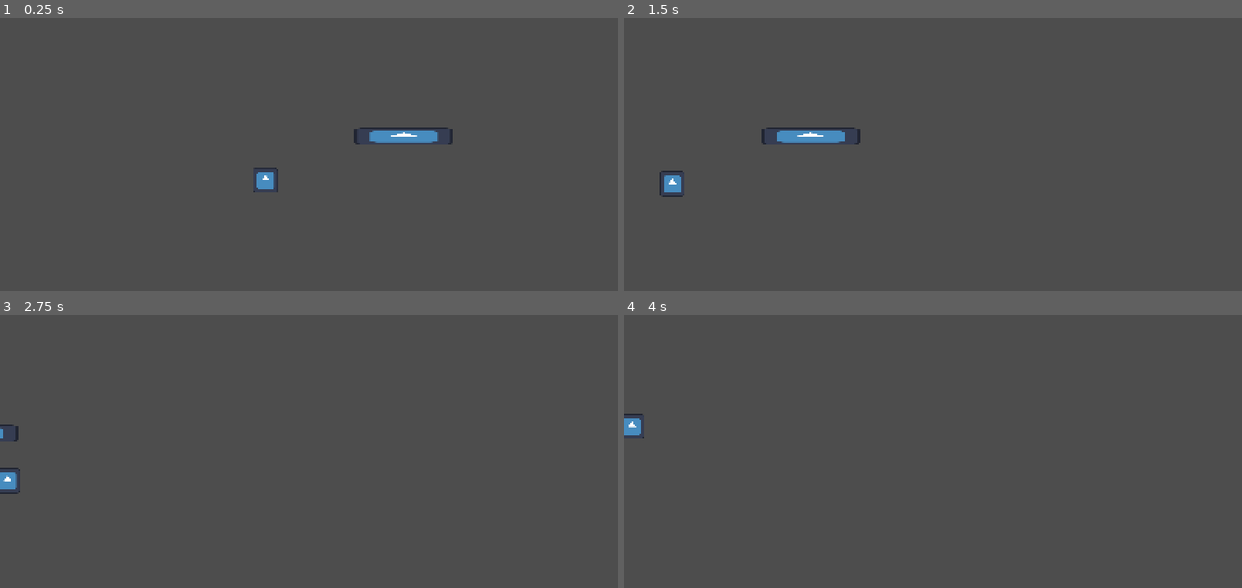
Above: before the commit, frames 1-4 (two rows, left to right).
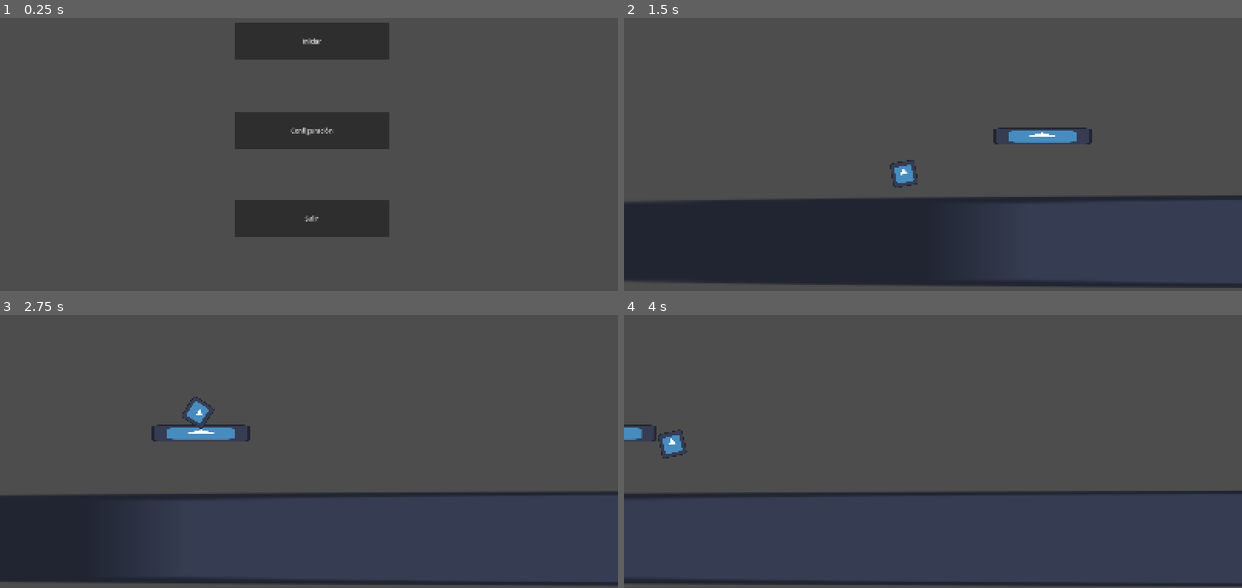
Above: after the commit, the same moments.

Repository: angiea13/FERIA-GAMER-2026-30
Game: Godot game, scene res://scenes/game.tscn
The game is run twice, just before and just after one commit, with the same random seed, the same clock (stepped at 60 frames per second) and the same inputs. The engine's default icon, where the game draws it, is replaced by a stand-in: a white triangle on a blue panel in a dark square.
Inputs (mouse positions are in pixels of both pictures, inside the frame that each line leads up to):
- Up to frame 1 (0.25 s): no input
- Up to frame 2 (1.5 s): click (933, 129) at 0.5 s, where only the run after the commit has a clickable "Configuración"; click (933, 39) at 1.25 s, where only the run after the commit has a clickable "Iniciar"
- Up to frame 3 (2.75 s): tap Enter (ui_accept) at 2, 2.1 s; hold Right (ui_right) from 2.03 s (still down); tap W (jump, bound only after the commit) at 2.27, 2.3, 2.57 s
- Up to frame 4 (4 s): tap W (jump, bound only after the commit) at 2.85, 3.02, 3.32, 3.8 s; tap Enter (ui_accept) at 3.05, 3.6 s; release Right (ui_right) at 3.53 s; hold Left (ui_left) from 3.53 s (still down)

The runs differ from the first frame. In frame 1, 11% of the frame differs, in the area x 38-74%, y 1-81%; in frame 2, 24%, in the area x 0-100%, y 40-99%; in frame 3, 13%; in frame 4, 4.2%.

Commit message:
feat: agregado menú de inicio, arquitectura un poco más pulida y ahora todas las teclas sirven

Diff:
--- a/project.godot
+++ b/project.godot
@@ -22,6 +22,28 @@
 window/stretch/mode="canvas_items"
 window/stretch/aspect="expand"
 
+[input]
+
+move_left={
+"deadzone": 0.2,
+"events": [Object(InputEventKey,"resource_local_to_scene":false,"resource_name":"","device":-1,"window_id":0,"alt_pressed":false,"shift_pressed":false,"ctrl_pressed":false,"meta_pressed":false,"pressed":false,"keycode":0,"physical_keycode":65,"key_label":0,"unicode":97,"location":0,"echo":false,"script":null)
+, Object(InputEventKey,"resource_local_to_scene":false,"resource_name":"","device":-1,"window_id":0,"alt_pressed":false,"shift_pressed":false,"ctrl_pressed":false,"meta_pressed":false,"pressed":false,"keycode":0,"physical_keycode":4194319,"key_label":0,"unicode":0,"location":0,"echo":false,"script":null)
+]
+}
+move_right={
+"deadzone": 0.2,
+"events": [Object(InputEventKey,"resource_local_to_scene":false,"resource_name":"","device":-1,"window_id":0,"alt_pressed":false,"shift_pressed":false,"ctrl_pressed":false,"meta_pressed":false,"pressed":false,"keycode":0,"physical_keycode":68,"key_label":0,"unicode":100,"location":0,"echo":false,"script":null)
+, Object(InputEventKey,"resource_local_to_scene":false,"resource_name":"","device":-1,"window_id":0,"alt_pressed":false,"shift_pressed":false,"ctrl_pressed":false,"meta_pressed":false,"pressed":false,"keycode":0,"physical_keycode":4194321,"key_label":0,"unicode":0,"location":0,"echo":false,"script":null)
+]
+}
+jump={
+"deadzone": 0.2,
+"events": [Object(InputEventKey,"resource_local_to_scene":false,"resource_name":"","device":-1,"window_id":0,"alt_pressed":false,"shift_pressed":false,"ctrl_pressed":false,"meta_pressed":false,"pressed":false,"keycode":0,"physical_keycode":87,"key_label":0,"unicode":119,"location":0,"echo":false,"script":null)
+, Object(InputEventKey,"resource_local_to_scene":false,"resource_name":"","device":-1,"window_id":0,"alt_pressed":false,"shift_pressed":false,"ctrl_pressed":false,"meta_pressed":false,"pressed":false,"keycode":0,"physical_keycode":4194320,"key_label":0,"unicode":0,"location":0,"echo":false,"script":null)
+, Object(InputEventKey,"resource_local_to_scene":false,"resource_name":"","device":-1,"window_id":0,"alt_pressed":false,"shift_pressed":false,"ctrl_pressed":false,"meta_pressed":false,"pressed":false,"keycode":0,"physical_keycode":32,"key_label":0,"unicode":32,"location":0,"echo":false,"script":null)
+]
+}
+
 [physics]
 
 3d/physics_engine="Jolt Physics"
--- a/scenes/game.tscn
+++ b/scenes/game.tscn
@@ -1,17 +1,8 @@
 [gd_scene format=3 uid="uid://c3y1sg3cbb1go"]
 
-[ext_resource type="PackedScene" uid="uid://c8rdism70ldge" path="res://scenes/auto_scroll_level.tscn" id="1_lnu2h"]
-[ext_resource type="PackedScene" uid="uid://1can08s4fxkp" path="res://scenes/player.tscn" id="2_lnu2h"]
-[ext_resource type="PackedScene" uid="uid://ctq14dgep25ts" path="res://scenes/plataforma.tscn" id="4_lbhrr"]
+[ext_resource type="PackedScene" uid="uid://cb4a0yijfe7b7" path="res://scenes/menu_principal.tscn" id="1_lbhrr"]
 
 [node name="Game" type="Node2D" unique_id=1657811310]
 
-[node name="AutoScrollLevel" parent="." unique_id=413652132 instance=ExtResource("1_lnu2h")]
-
-[node name="Player" parent="AutoScrollLevel" unique_id=1446005476 instance=ExtResource("2_lnu2h")]
-position = Vector2(0, -66)
-scale = Vector2(2, 2)
-
-[node name="Plataforma" parent="AutoScrollLevel" unique_id=2092135741 instance=ExtResource("4_lbhrr")]
-position = Vector2(358, -151)
-scale = Vector2(2, 2)
+[node name="MenuPrincipal" parent="." unique_id=1336107057 instance=ExtResource("1_lbhrr")]
+position = Vector2(675, 450)
--- /dev/null
+++ b/scenes/level_1.tscn
@@ -0,0 +1,23 @@
+[gd_scene format=3 uid="uid://ibbforeucl4n"]
+
+[ext_resource type="PackedScene" uid="uid://c8rdism70ldge" path="res://scenes/auto_scroll_level.tscn" id="1_rus8k"]
+[ext_resource type="PackedScene" uid="uid://ctq14dgep25ts" path="res://scenes/plataforma.tscn" id="2_5xbjy"]
+[ext_resource type="PackedScene" uid="uid://1can08s4fxkp" path="res://scenes/player.tscn" id="3_4nkto"]
+[ext_resource type="Texture2D" uid="uid://yogmkirmcm7t" path="res://assets/icon.svg" id="4_5xbjy"]
+
+[node name="Level1" type="Node2D" unique_id=49675082]
+
+[node name="AutoScrollLevel" parent="." unique_id=413652132 instance=ExtResource("1_rus8k")]
+
+[node name="Plataforma" parent="." unique_id=2092135741 instance=ExtResource("2_5xbjy")]
+position = Vector2(358, -151)
+scale = Vector2(2, 2)
+
+[node name="Player" parent="." unique_id=1446005476 instance=ExtResource("3_4nkto")]
+position = Vector2(0, -66)
+scale = Vector2(2, 2)
+
+[node name="Icon" type="Sprite2D" parent="." unique_id=1291372081]
+position = Vector2(16262, 122)
+scale = Vector2(267.85934, 1.96875)
+texture = ExtResource("4_5xbjy")
--- /dev/null
+++ b/scenes/menu_principal.tscn
@@ -0,0 +1,48 @@
+[gd_scene format=3 uid="uid://cb4a0yijfe7b7"]
+
+[ext_resource type="Script" uid="uid://ddl4pky75bnag" path="res://scripts/menu_principal.gd" id="1_i85hu"]
+
+[node name="MenuPrincipal" type="Node2D" unique_id=1336107057]
+position = Vector2(-128, -34)
+script = ExtResource("1_i85hu")
+
+[node name="ButtonManager" type="Control" parent="." unique_id=1246316951]
+layout_mode = 3
+anchors_preset = 0
+offset_left = 200.0
+offset_right = 240.0
+offset_bottom = 40.0
+metadata/_edit_use_anchors_ = true
+
+[node name="INICIO" type="Button" parent="ButtonManager" unique_id=146212594]
+layout_mode = 0
+offset_left = -267.0
+offset_top = -246.0
+offset_right = 132.0
+offset_bottom = -150.0
+text = "Iniciar"
+metadata/_edit_use_anchors_ = true
+
+[node name="CONFIGURACION" type="Button" parent="ButtonManager" unique_id=2103633691]
+layout_mode = 1
+anchors_preset = -1
+anchor_top = -0.35
+anchor_bottom = -0.35
+offset_left = -267.0
+offset_right = 132.0
+offset_bottom = 96.0
+text = "Configuración"
+metadata/_edit_use_anchors_ = true
+
+[node name="SALIR" type="Button" parent="ButtonManager" unique_id=215161311]
+layout_mode = 0
+offset_left = -267.0
+offset_top = 214.0
+offset_right = 132.0
+offset_bottom = 310.0
+text = "Salir"
+metadata/_edit_use_anchors_ = true
+
+[connection signal="pressed" from="ButtonManager/INICIO" to="." method="_on_inicio_pressed"]
+[connection signal="pressed" from="ButtonManager/CONFIGURACION" to="." method="_on_configuracion_pressed"]
+[connection signal="pressed" from="ButtonManager/SALIR" to="." method="_on_salir_pressed"]
--- /dev/null
+++ b/scripts/menu_principal.gd
@@ -0,0 +1,21 @@
+extends Node2D
+
+
+# Called when the node enters the scene tree for the first time.
+func _ready() -> void:
+	pass # Replace with function body.
+
+
+# Called every frame. 'delta' is the elapsed time since the previous frame.
+
+
+func _on_inicio_pressed() -> void:
+	get_tree().change_scene_to_file("res://scenes/level_1.tscn")
+
+
+func _on_configuracion_pressed() -> void:
+	pass
+
+
+func _on_salir_pressed() -> void:
+	get_tree().quit()
--- a/scripts/player.gd
+++ b/scripts/player.gd
@@ -1,5 +1,7 @@
 extends CharacterBody2D
 
+
+@onready var animation_player = $AnimationPlayer
 
 const SPEED = 500.0
 const JUMP_VELOCITY = -600.0
@@ -11,15 +13,17 @@
 		velocity += get_gravity() * delta
 
 	# Handle jump.
-	if Input.is_action_just_pressed("ui_accept") and is_on_floor():
+	if Input.is_action_just_pressed("jump") and is_on_floor():
 		velocity.y = JUMP_VELOCITY
 
 	# Get the input direction and handle the movement/deceleration.
 	# As good practice, you should replace UI actions with custom gameplay actions.
-	var direction := Input.get_axis("ui_left", "ui_right")
+	var direction := Input.get_axis("move_left", "move_right")
 	if direction:
 		velocity.x = direction * SPEED
+		animation_player.play("moving")
 	else:
 		velocity.x = move_toward(velocity.x, 0, SPEED)
+		animation_player.play("idle")
 
 	move_and_slide()
Not shown, added: scripts/menu_principal.gd.uid
